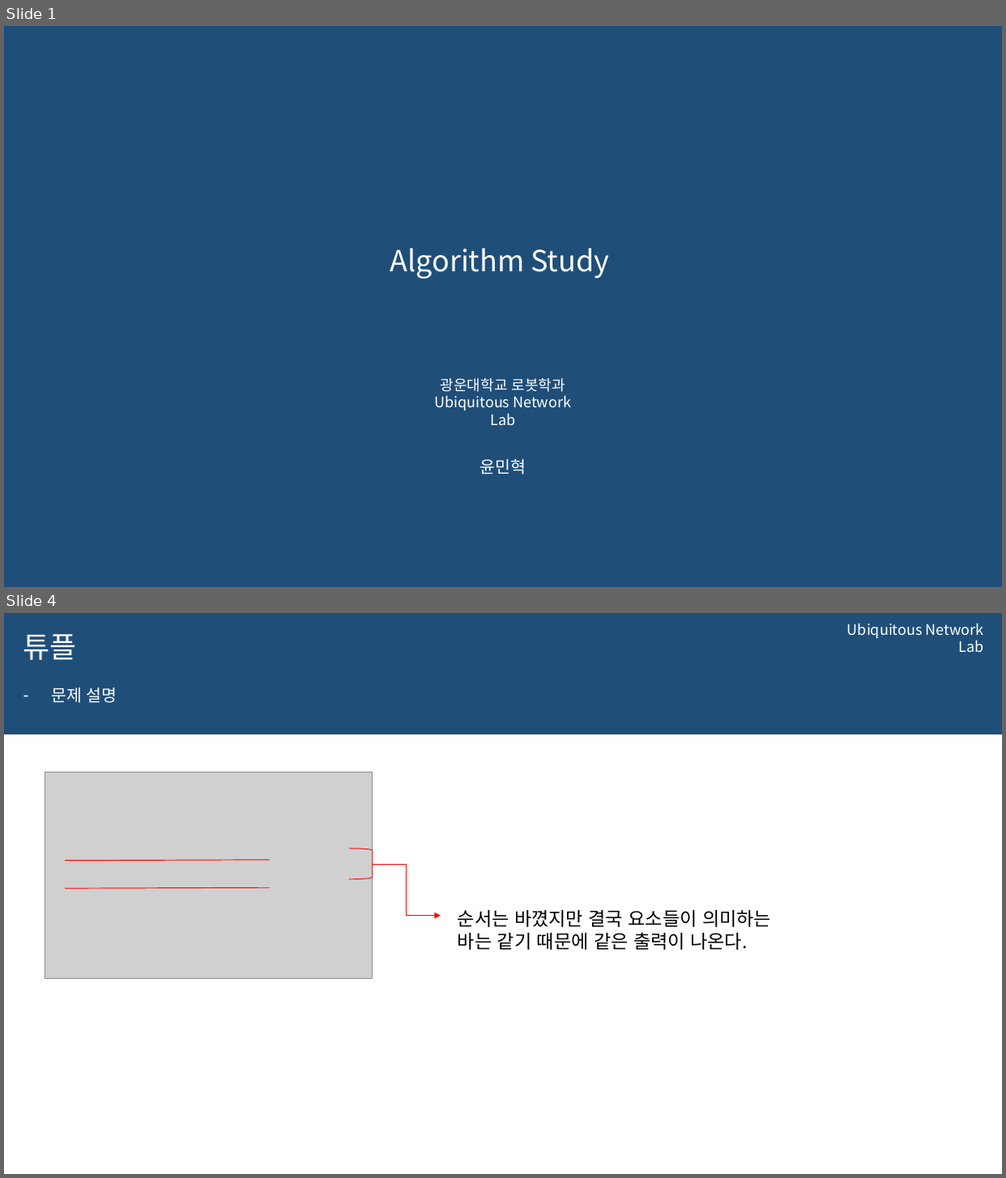
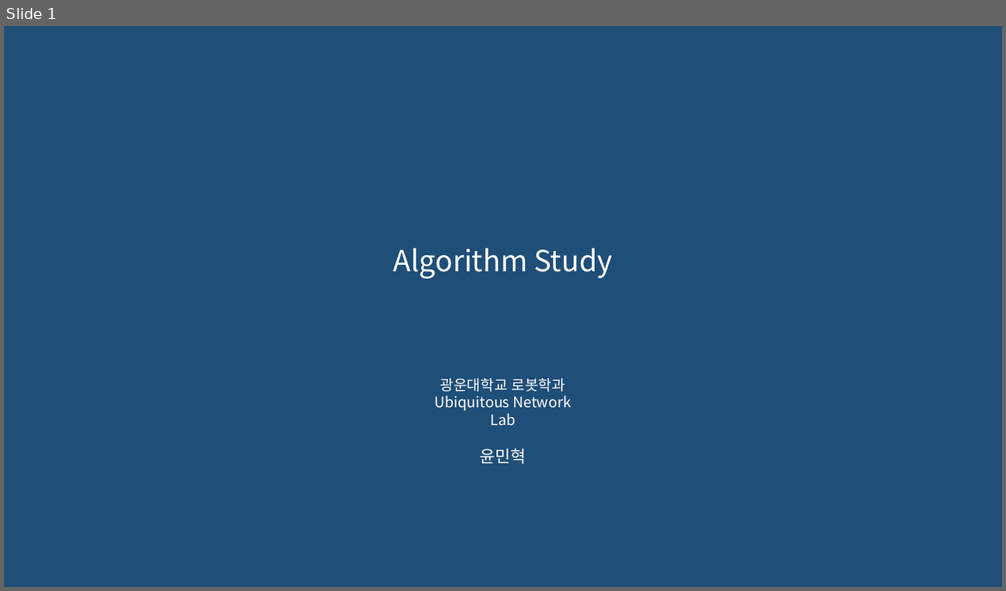
Before and after one commit to 0913ktg/Algorithm_Study, a slide deck: week_5/ppt/MinhyeokYun.pptx. Shown one above the other, each under a label of ours: slides 1 and 4 before the commit, slide 1 after it; the slides between them are not shown. The pictures are 1006x1178 and 1006x591 pixels, drawn with LibreOffice and Linux fonts; fonts in the diff are those of the drawing; grey boxes stand for pictures; background and template pictures are left out. Boxes give left, top, right and bottom in pixels: in the first picture for what was removed or moved away, otherwise in the second. Text is boxed around its words. In the diff, an @@ line names an element or a change of style, - is before the commit and + after.

```diff
--- a/week_5/ppt/MinhyeokYun.pptx
+++ b/week_5/ppt/MinhyeokYun.pptx
@@ slide 4 removed at box(4, 613, 1002, 1174), background #FFFFFF @@
@@ rectangle removed at box(4, 613, 1002, 735) @@
@@ title removed at box(23, 634, 77, 660) @@
-튜플
@@ text removed at box(847, 623, 984, 652) @@
-Ubiquitous Network Lab
@@ text removed at box(51, 688, 117, 703) @@
-– 문제 설명
@@ picture removed at box(44, 773, 372, 979) @@
@@ right bracket removed at box(349, 849, 373, 879) @@
@@ line removed from (65, 861) to (270, 860) @@
@@ elbow arrow removed from (373, 865) to (441, 915) @@
@@ line removed from (65, 888) to (270, 888) @@
@@ text removed at box(458, 910, 771, 950) @@
-순서는 바꼈지만 결국 요소들이 의미하는 바는 같기 때문에 같은 출력이 나온다.
@@ slide 1 changed as well @@
@@ title "Algorithm Study": place and size @@
-title "Algorithm Study" at box(390, 248, 610, 279)
+title "Algorithm Study" at box(394, 248, 613, 279)
@@ subtitle "윤민혁": place and size @@
-subtitle "윤민혁" at box(480, 459, 526, 475)
+subtitle "윤민혁" at box(480, 449, 526, 464)
```
Also in this commit, not shown: 1 other slide changed, 4 slides added, 4 other slides removed, 1 other file.
